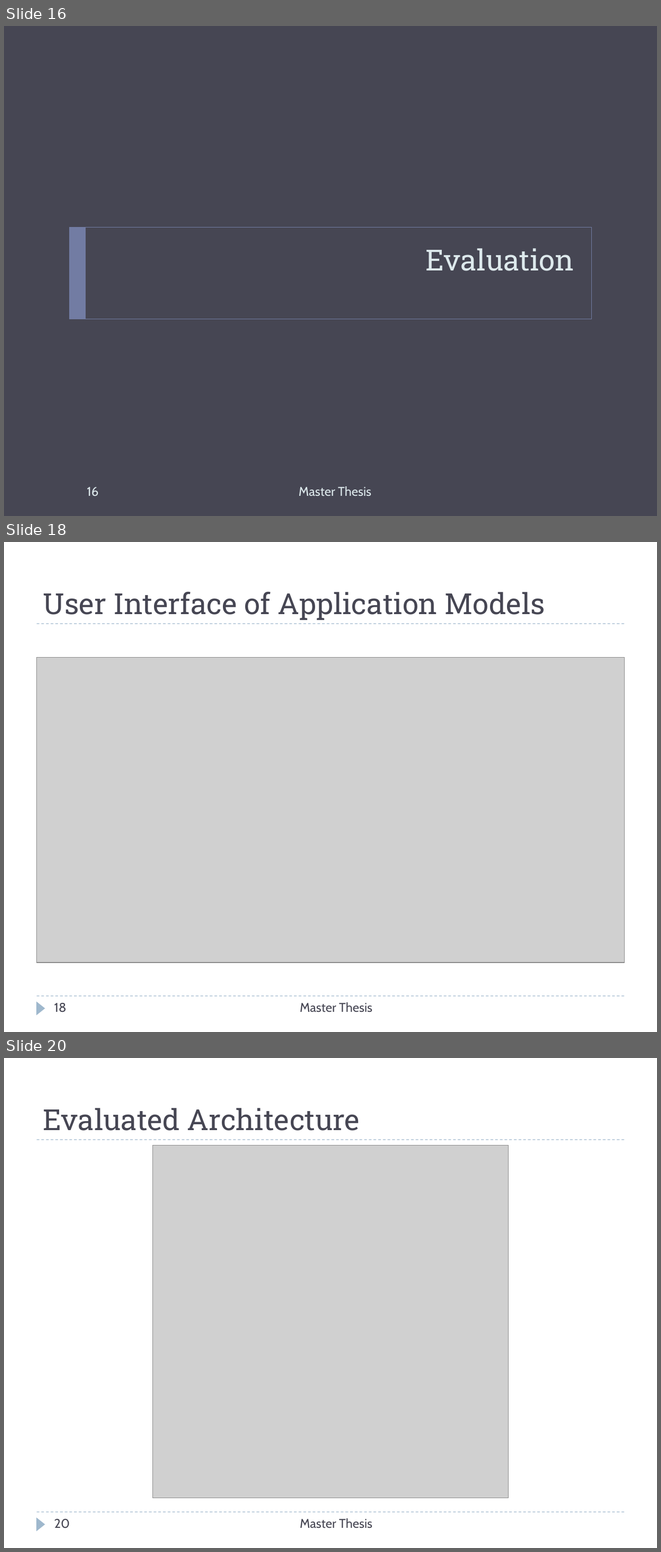
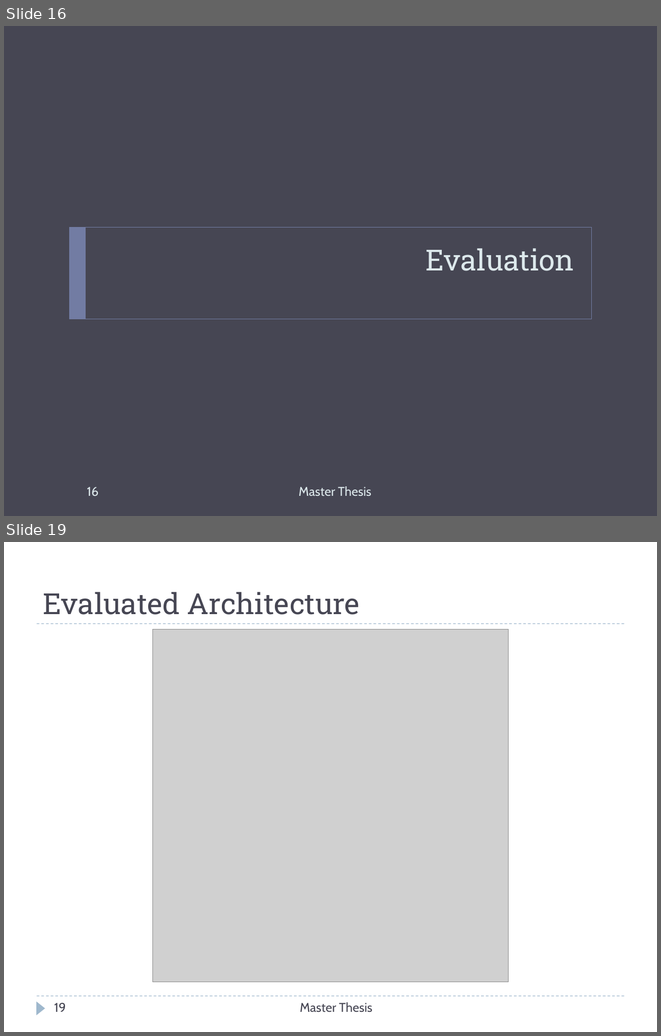
Before and after one commit to Christos-Papoulas/master_thesis, a slide deck: presentation/presentation.pptx. Shown one above the other, each under a label of ours: slides 16, 18 and 20 before the commit, slides 16 and 19 after it; the slides between them are not shown. The pictures are 661x1552 and 661x1036 pixels, drawn with LibreOffice and Linux fonts; fonts in the diff are those of the drawing; grey boxes stand for pictures. Boxes give left, top, right and bottom in pixels: in the first picture for what was removed or moved away, otherwise in the second. Text is boxed around its words. In the diff, an @@ line names an element or a change of style, - is before the commit and + after.

```diff
--- a/presentation/presentation.pptx
+++ b/presentation/presentation.pptx
@@ slide 18 removed at bbox=[4, 542, 657, 1032], background #FFFFFF; not listed: 3 template elements that a slide beside it also shows @@
@@ title removed at bbox=[43, 591, 545, 620] @@
-User Interface of Application Models
@@ picture removed at bbox=[37, 657, 624, 962] @@
@@ page number removed at bbox=[54, 1003, 67, 1012] @@
-18
@@ text removed at bbox=[300, 1002, 372, 1012] @@
-Master Thesis
@@ what was slide 20 is now slide 19 @@
@@ page number at bbox=[54, 1003, 66, 1012]: text changed @@
-20
+19
```
Also in this commit, not shown: 15 slides changed, 10 other files.
